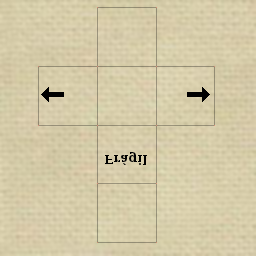
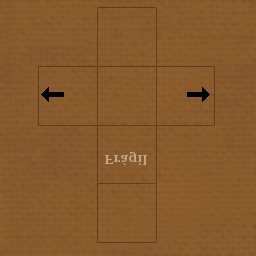
Layers edited between the first and the second w=256, h=256 image:
painted on "Frágil" over left=105, top=152, right=147, bottom=165
painted on "fundo" over left=0, top=0, right=256, bottom=256
